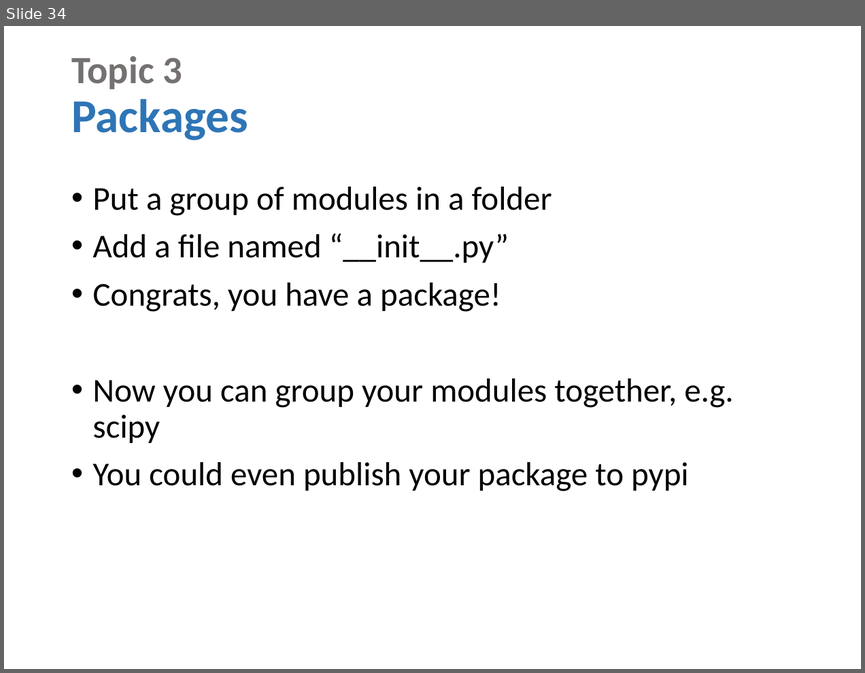
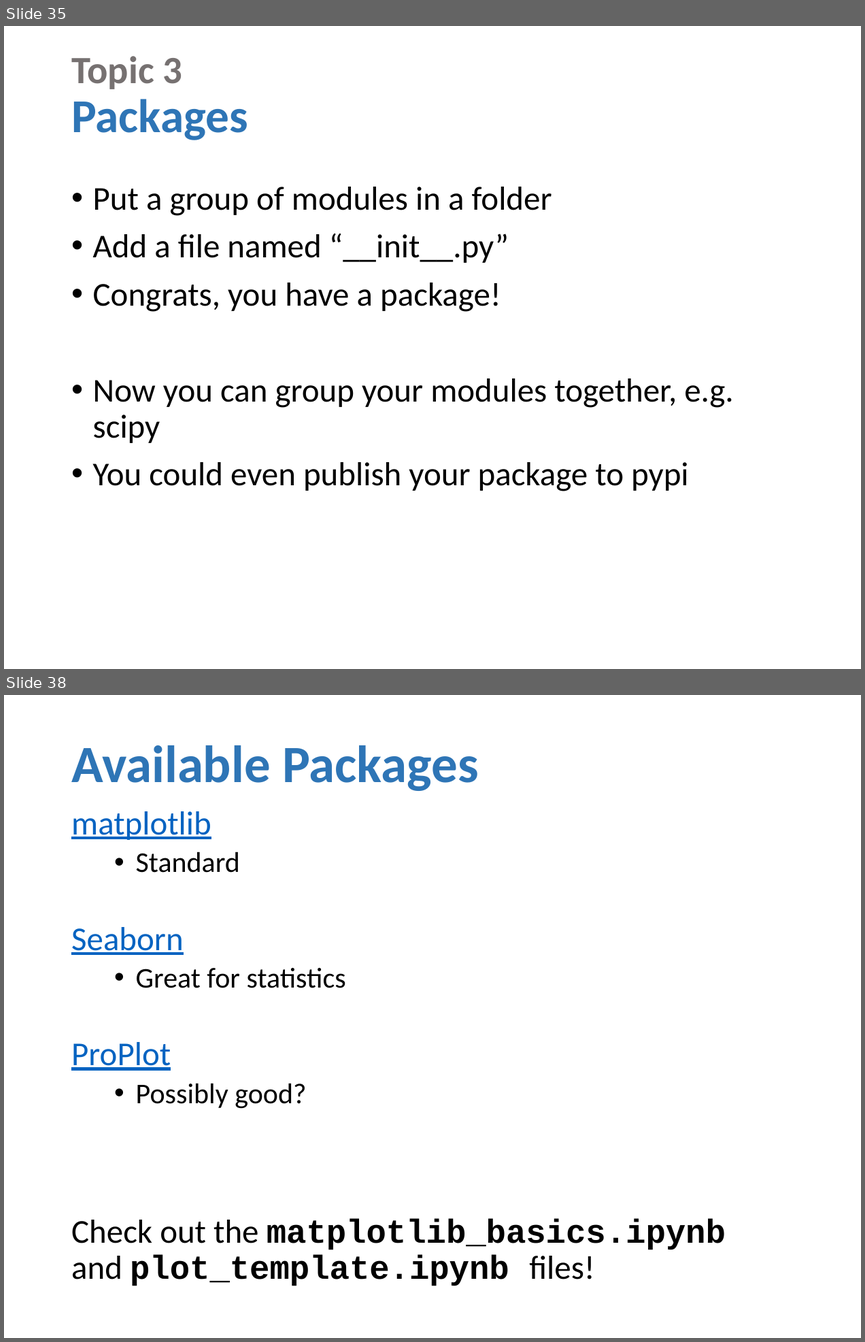
Before and after one commit to rennehan/pagsa-software-plumbing, a slide deck: basic_python.pptx. Shown one above the other, each under a label of ours: slide 34 before the commit, slides 35 and 38 after it; the slides between them are not shown. The pictures are 865x673 and 865x1342 pixels, drawn with LibreOffice and Linux fonts; fonts in the diff are those of the drawing. Boxes give left, top, right and bottom in pixels: in the first picture for what was removed or moved away, otherwise in the second. Text is boxed around its words. In the diff, an @@ line names an element or a change of style, - is before the commit and + after.

```diff
--- a/basic_python.pptx
+++ b/basic_python.pptx
@@ slide 38 added at bbox=[4, 695, 861, 1338], background #FFFFFF @@
@@ title added at bbox=[71, 745, 479, 791], 44 pt, text #2E75B6, bold @@
+Available Packages
@@ text added at bbox=[71, 811, 725, 1286], 28 pt, text #000000 @@
+matplotlib
+  • Standard
+Seaborn
+  • Great for statistics
+ProPlot
+  • Possibly good?
+Check out the matplotlib_basics.ipynb and plot_template.ipynb files!
@@ what was slide 34 is now slide 35 @@
```
Also in this commit, not shown: 3 slides changed, 3 other slides added.
